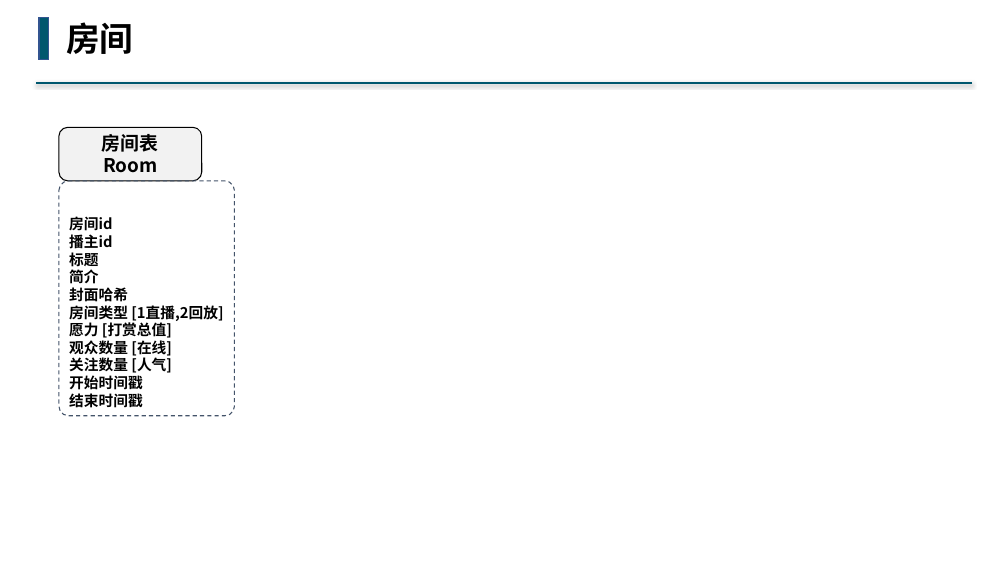
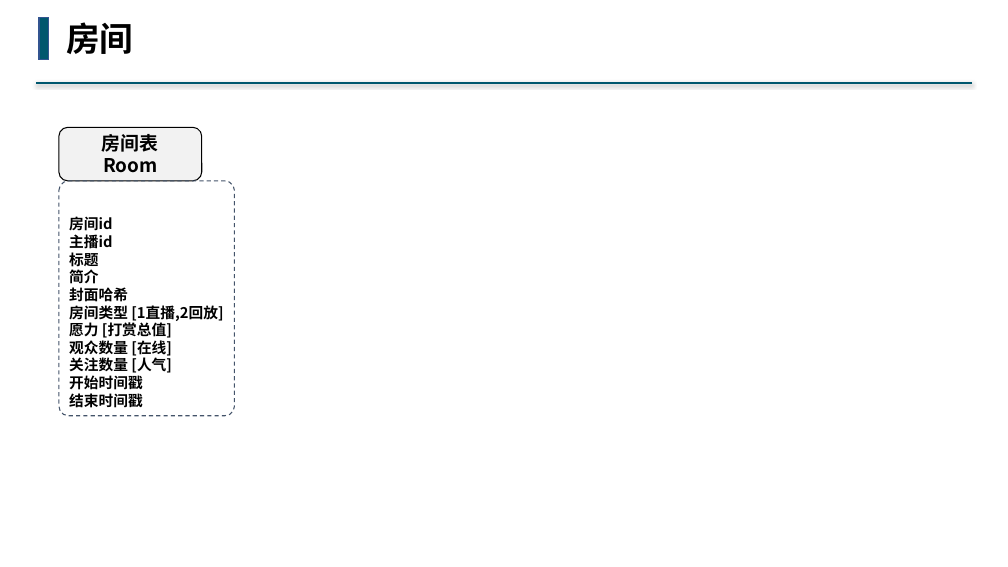
Before and after one commit to buddhachain/buddhaContract, a slide deck: slide 2 of doc/04.直播.pptx. Drawn at 1008x567 pixels with LibreOffice and Linux fonts; fonts in the diff are those of the drawing. Boxes give left, top, right and bottom in pixels: in the first picture for what was removed or moved away, otherwise in the second. Text is boxed around its words. In the diff, an @@ line names an element or a change of style, - is before the commit and + after.

```diff
--- a/doc/04.直播.pptx
+++ b/doc/04.直播.pptx
@@ text in rounded rectangle at box(69, 234, 112, 249): text changed @@
-播主id
+主播id
```
Also in this commit, not shown: 1 other slide changed, 2 other files.
